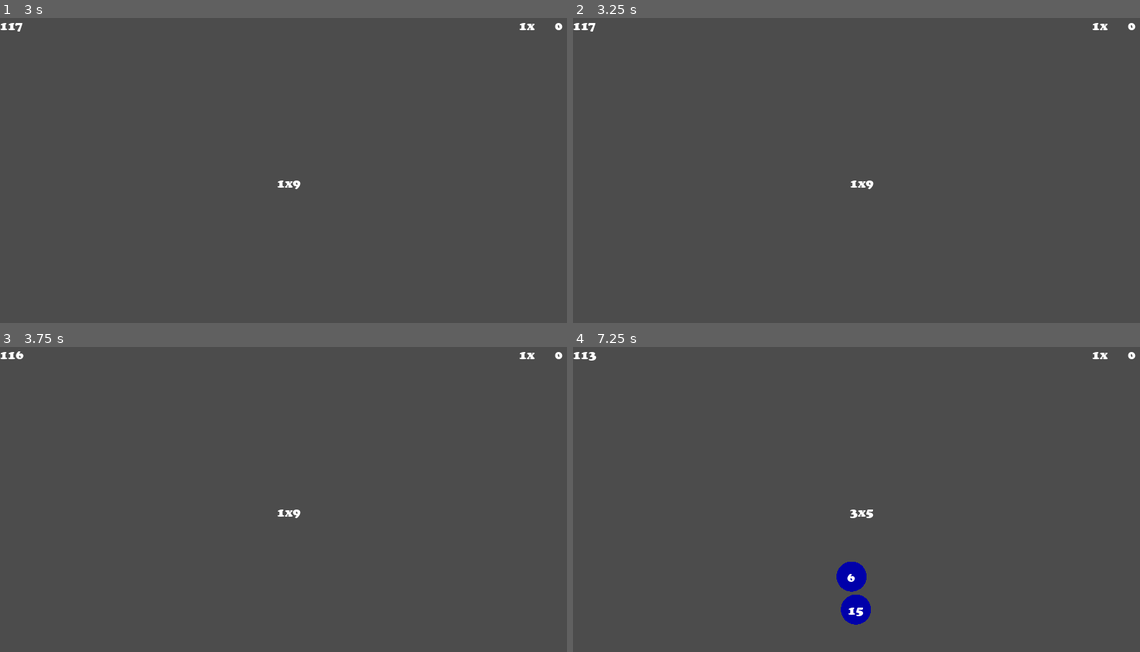
Above: before the commit, frames 1-4 (two rows, left to right).
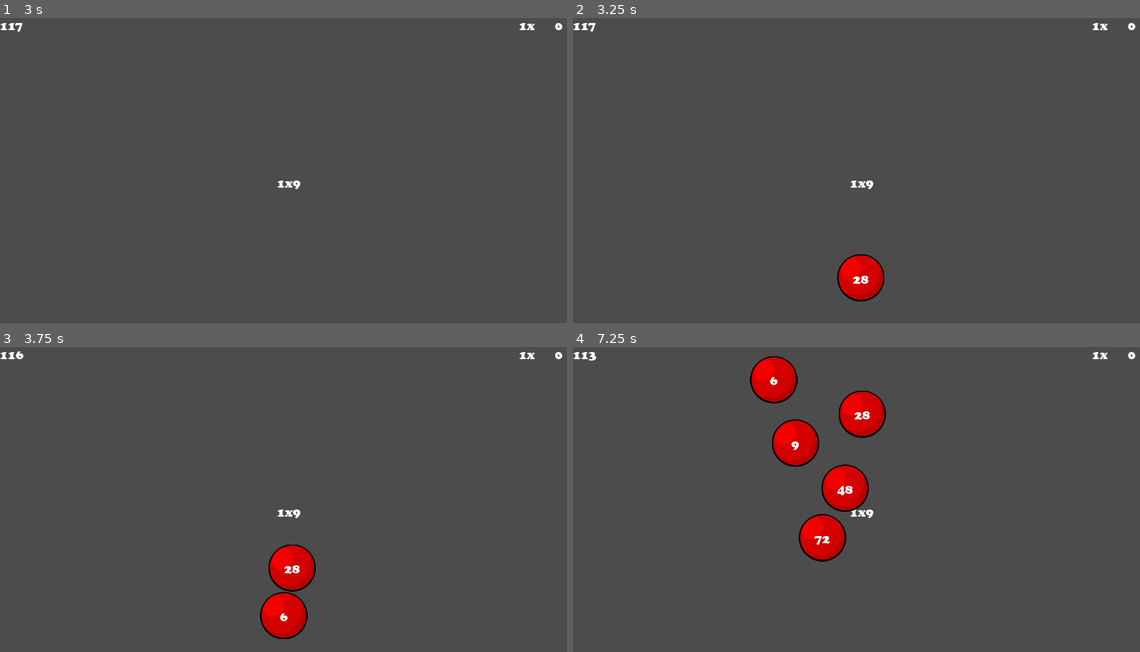
Above: after the commit, the same moments.

Repository: rpeixe/Tabolhada
Game: Godot game, scene res://scenes/MainMenu.tscn
Two runs of this game, one before a commit and one after it. Both use one fixed random seed, a clock stepped at 60 frames per second and the inputs below.
Inputs (mouse positions are in pixels of both pictures, inside the frame that each line leads up to):
- Up to frame 1 (3 s): click "Jogar" at 0.5 s; tap Enter at 1.25, 2.75 s; move the mouse to (413, 164) at 1.27 s; click (413, 164) at 1.42 s; tap Space at 2 s; move the mouse to (170, 194) at 2.02 s; click (170, 194) at 2.17 s; move the mouse to (345, 109) at 2.77 s; click (345, 109) at 2.92 s
- Up to frame 2 (3.25 s): no input
- Up to frame 3 (3.75 s): move the mouse to (255, 572) at 3.52 s; click (255, 572) at 3.67 s
- Up to frame 4 (7.25 s): move the mouse to (1032, 557) at 4.27 s; click (1032, 557) at 4.42 s; move the mouse to (686, 459) at 5.02 s; click (686, 459) at 5.17 s; move the mouse to (890, 508) at 5.77 s; click (890, 508) at 5.92 s; move the mouse to (862, 594) at 6.52 s; click (862, 594) at 6.67 s

Frame 1 is identical in both runs. In frame 2, 1.0% of the frame differs, in the area x 46-55%, y 77-93%; in frame 3, 2.1%; in frame 4, 6.0%, in the area x 31-56%, y 3-92%.

Commit message:
Bolhas

Diff:
--- a/scenes/Bubble.tscn
+++ b/scenes/Bubble.tscn
@@ -1,14 +1,14 @@
 [gd_scene load_steps=6 format=2]
 
 [ext_resource path="res://scripts/Bubble.gd" type="Script" id=1]
-[ext_resource path="res://sprites/placeholder_blue_circle.png" type="Texture" id=2]
+[ext_resource path="res://sprites/Bolha2.png" type="Texture" id=2]
 [ext_resource path="res://themes/MainTheme.tres" type="Theme" id=3]
 
 [sub_resource type="PhysicsMaterial" id=2]
 bounce = 1.0
 
 [sub_resource type="CircleShape2D" id=1]
-radius = 34.0
+radius = 53.0094
 
 [node name="Bubble" type="RigidBody2D"]
 position = Vector2( 640, 600 )
@@ -19,7 +19,8 @@
 script = ExtResource( 1 )
 
 [node name="BubbleSprite" type="Sprite" parent="."]
-scale = Vector2( 0.1, 0.1 )
+modulate = Color( 1, 0, 0, 1 )
+position = Vector2( -5.96046e-08, -5.96046e-08 )
 texture = ExtResource( 2 )
 
 [node name="BubbleCollision" type="CollisionShape2D" parent="."]
--- a/scenes/MainGame.tscn
+++ b/scenes/MainGame.tscn
@@ -106,7 +106,7 @@
 wait_time = 0.5
 
 [node name="LongTimer" type="Timer" parent="Spawner"]
-wait_time = 5.0
+wait_time = 2.0
 autostart = true
 
 [node name="Borders" type="Node2D" parent="."]
Binary file added: sprites/Bolha.png
Not shown, added: sprites/Bolha.png.import
Binary file added: sprites/Bolha2.png
Not shown, added: sprites/Bolha2.png.import
